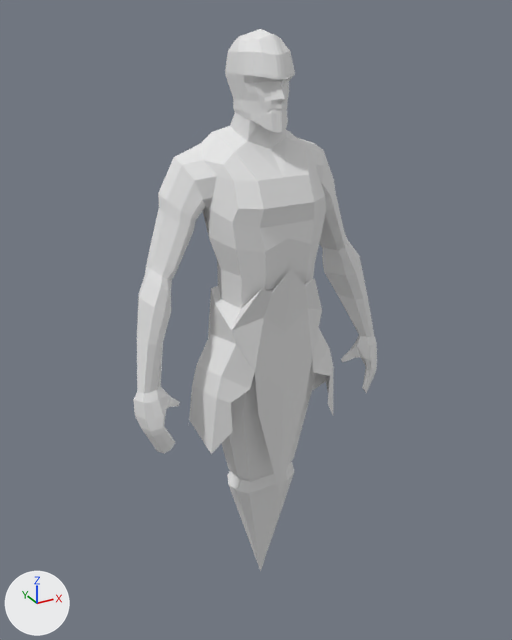
What one commit did to the FBX model 3DModels/Characters/MainCharacter/iteration_7/mc7.fbx.
Rendered twice from a 50 mm camera at (-1.11, -1.99, 2.12) aimed at (0.0, 0.02, 1.12). The axes (+X, +Y, +Z) are drawn at lower left. The lights are the same throughout. Where no turn or scale is listed for an object, it has been applied to the vertices.

Names of what the first picture shows: 'mc7'.
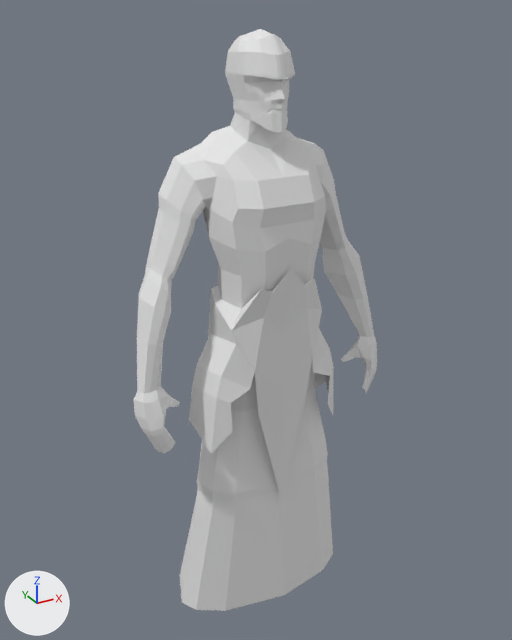
Pixel boxes (x1, y1, x2, y2) of what changed, in the pictures (512 x 640 px; the box of a moved part takes in the faces that stretch with it):
'mc7', reshaped (7% taller)
    before: (134, 29, 377, 571)
    after: (134, 29, 377, 611)
part 1 of me_cube_001, moved or reshaped
    before: (222, 384, 314, 571)
    after: (180, 384, 333, 611)

Diff of the bpy script that builds the scene:
```diff
--- a/3DModels/Characters/MainCharacter/iteration_7/mc7.fbx.py
+++ b/3DModels/Characters/MainCharacter/iteration_7/mc7.fbx.py
@@ me_cube_001 @@
 # used by ob_mc7; location = (0.0, 0.0, 0.0)
-me_cube_001.from_pydata(...)  # 763 vertices, 758 faces; spans x -0.49..0.49, y -0.2..0.16, z 0.0..2.07
+me_cube_001.from_pydata(...)  # 774 vertices, 759 faces; spans x -0.49..0.49, y -0.2..0.16, z 0.0..2.07
+# me_cube_001 part 1
+# 1 vertex is removed from x 0.0, y -0.01, z 0.0
+# 12 faces are deleted
+# 36 vertices move from x -0.14..0.14, y -0.16..0.05, z 0.47..0.56 to x -0.28..0.28, y -0.16..0.06, z 0.43..0.58
+# 12 vertices are added at x -0.35..0.35, y -0.17..0.16, z 0.0
+# 13 new faces join them
 me_cube_001.materials.append(mat_mc7_mat)
```
